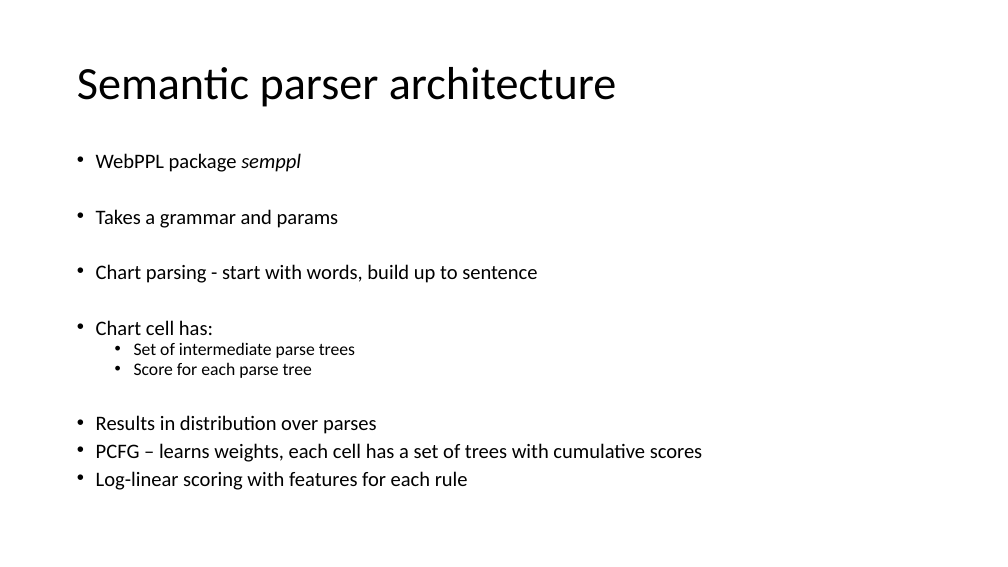
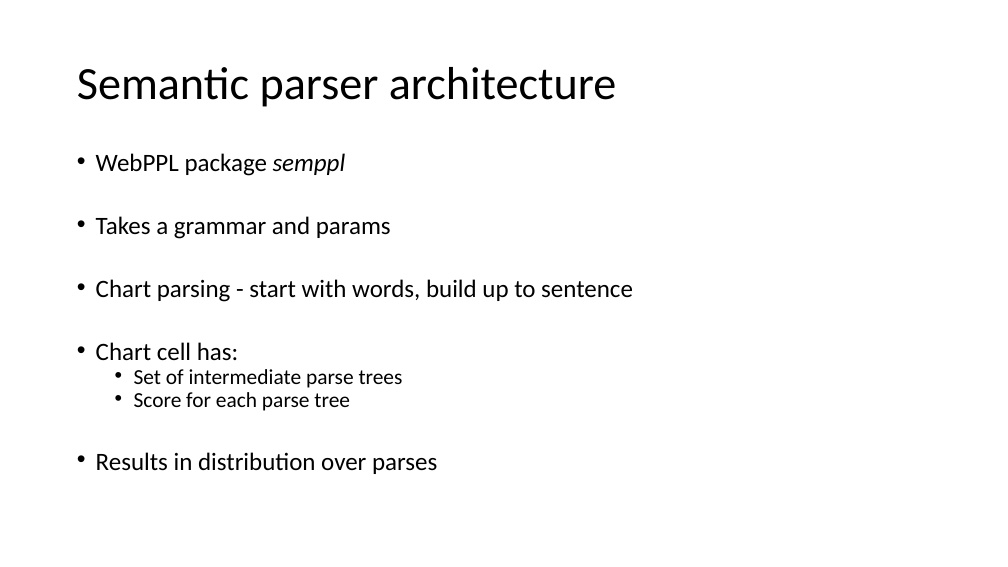
Before and after one commit to JsonFreeman/semppl, a slide deck: slide 10 of LabMeeting.pptx (slide 8 before the commit). Drawn at 1008x567 pixels with LibreOffice and Linux fonts; fonts in the diff are those of the drawing. Boxes give left, top, right and bottom in pixels: in the first picture for what was removed or moved away, otherwise in the second. Text is boxed around its words. In the diff, an @@ line names an element or a change of style, - is before the commit and + after.

```diff
--- a/LabMeeting.pptx
+++ b/LabMeeting.pptx
@@ text "WebPPL package semppl" at [96, 153, 633, 474]: size 19.6 to 23.8 pt in "WebPPL package semppl", "Takes a grammar and params", "Chart parsing - start with words, build ...", "Chart cell has:" and 1 more places; size 16.8 to 20.4 pt in "Set of intermediate parse trees", "Score for each parse tree" @@
@@ text at [96, 443, 703, 490]: paragraphs removed @@
-• PCFG – learns weights, each cell has a set of trees with cumulative scores
-• Log-linear scoring with features for each rule
```
Also in this commit, not shown: 2 other slides changed, 5 slides added, 3 slides removed.
